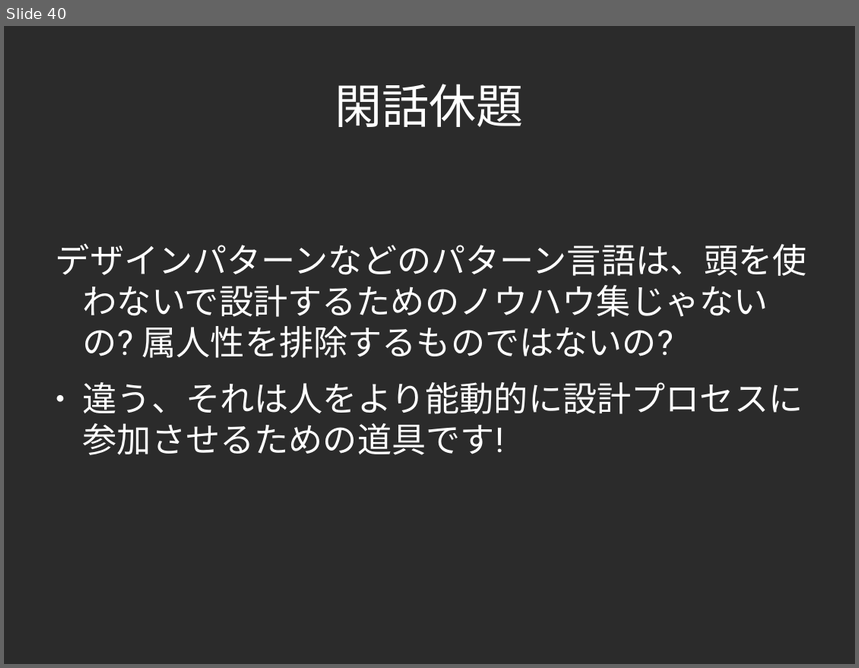
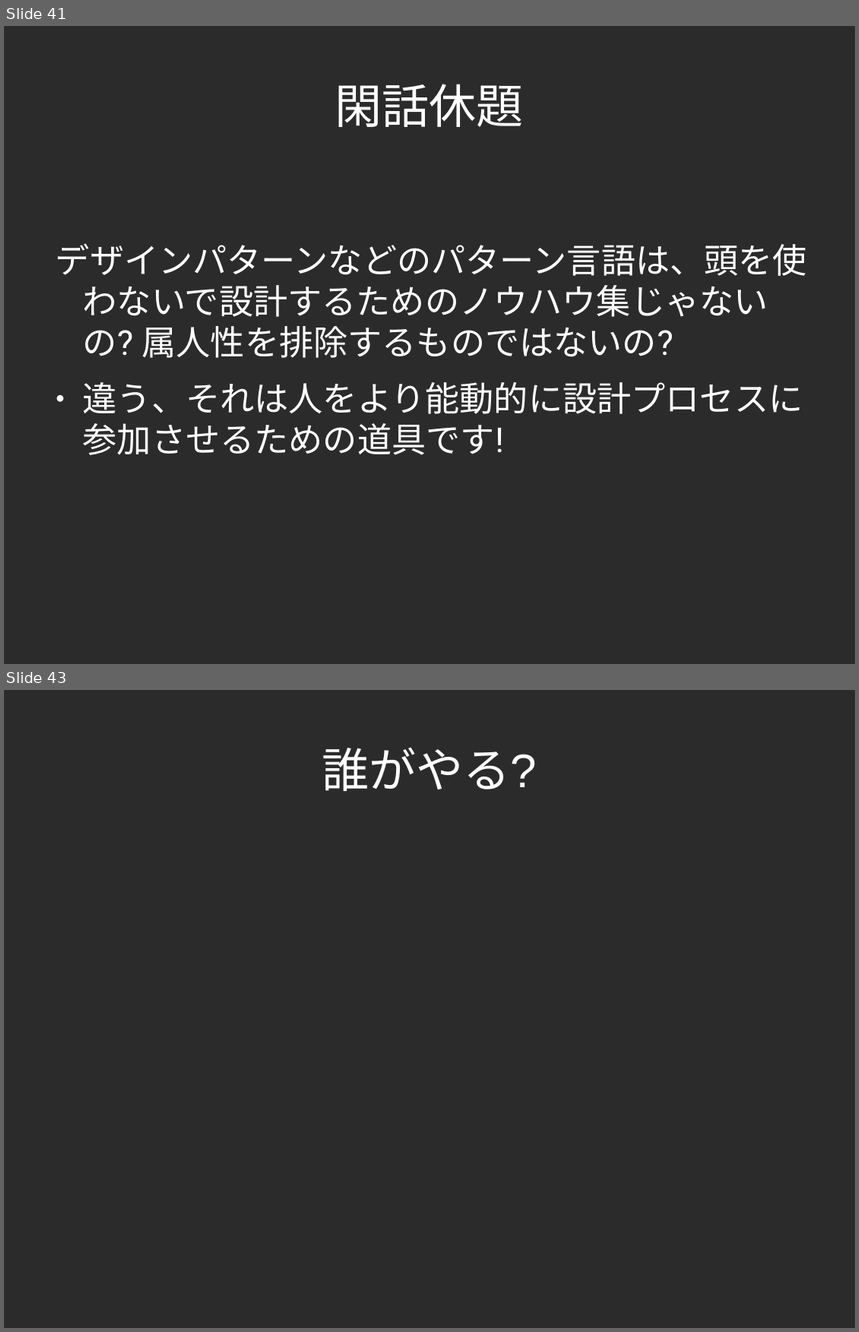
Before and after one commit to yojik/yojik-lib, a slide deck: 2009devsumi/oo_exercise/doc/devsum.odp. Shown one above the other, each under a label of ours: slide 40 before the commit, slides 41 and 43 after it; the slides between them are not shown. The pictures are 859x668 and 859x1332 pixels, drawn with LibreOffice and Linux fonts; fonts in the diff are those of the drawing; background and template pictures are left out; a plain dark background stands for a picture behind light text. Boxes give left, top, right and bottom in pixels: in the first picture for what was removed or moved away, otherwise in the second. Text is boxed around its words. In the diff, an @@ line names an element or a change of style, - is before the commit and + after.

```diff
--- a/2009devsumi/oo_exercise/doc/devsum.odp
+++ b/2009devsumi/oo_exercise/doc/devsum.odp
@@ slide 43 added at bbox=[4, 690, 855, 1328], background picture (left out) @@
@@ title added at bbox=[322, 747, 537, 791], 44 pt, text #FFFFFF @@
+誰がやる?
@@ what was slide 40 is now slide 41 @@
```
Also in this commit, not shown: 4 slides changed, 2 other slides added, 2 slides removed.
